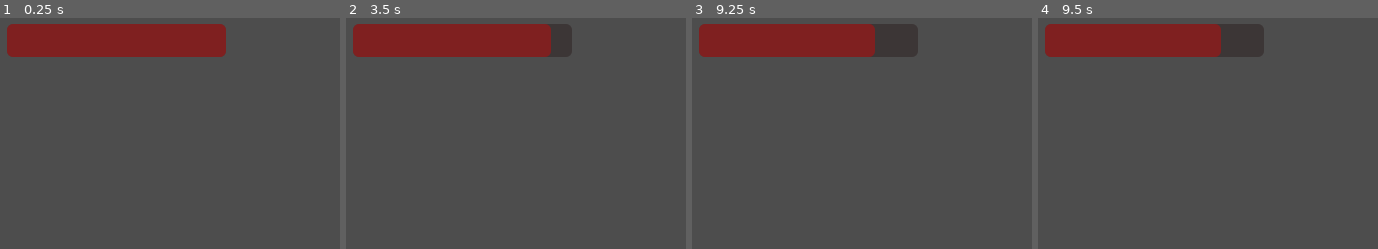
Above: before the commit, frames 1-4 (left to right).
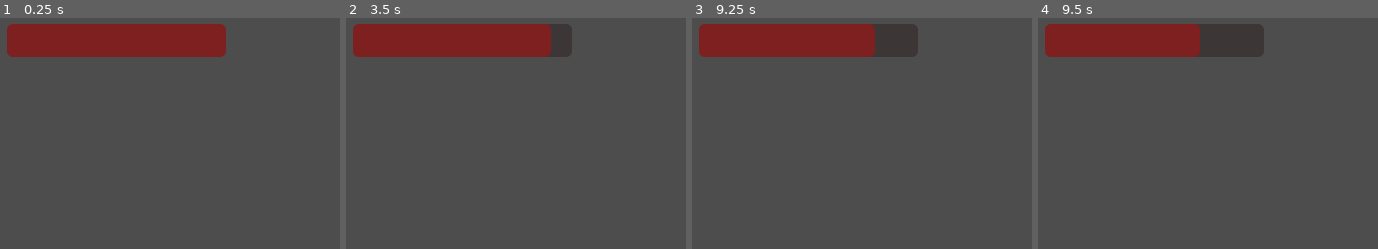
Above: after the commit, the same moments.

Repository: edurs2602/epogames2023
Game: Godot game, scene res://scenes/enviroment/main.tscn
Two runs of this game, one before a commit and one after it. Both use one fixed random seed, a clock stepped at 60 frames per second and the inputs below. The engine's default icon, where the game draws it, is replaced by a stand-in: a white triangle on a blue panel in a dark square.
Inputs:
- Up to frame 1 (0.25 s): no input
- Up to frame 2 (3.5 s): tap Enter (ui_accept) at 0.5, 0.77, 1.52, 3.02 s; hold Right (ui_right) 0.53-2.03 s; tap Shift (shift) every 0.75 s from 0.6 to 2.85 s; hold Left (ui_left) 2.03-2.78 s; hold Right (ui_right) from 2.78 s (still down)
- Up to frame 3 (9.25 s): tap Shift (shift) every 0.75 s from 3.6 to 8.85 s; tap Enter (ui_accept) at 3.77, 4.52, 6.02, 6.77, 7.52, 9.02 s; release Right (ui_right) at 4.28 s; hold Left (ui_left) 4.28-5.03 s; hold Right (ui_right) 5.03-5.78 s; hold Left (ui_left) 5.78-7.28 s; hold Right (ui_right) from 7.28 s (still down)
- Up to frame 4 (9.5 s): keep holding Right (ui_right)
The pictures show only the part of the screen within x 2-52%, y 0-50%; the shares and areas given below are measured in that part.

Frames 1-3 are identical in both runs. In frame 4, 0.9% of the frame differs, in the area x 46-54%, y 2-17%.
Error before the commit: Parse Error: Expected indented block after "if" block. (res://src/Actors/scripts/fly_enemy.gd:14)

Commit message:
aprimorando o inimigo voador

Diff:
--- a/scenes/fly_enemy.tscn
+++ b/scenes/fly_enemy.tscn
@@ -15,11 +15,6 @@
 collision_layer = 2
 collision_mask = 13
 script = ExtResource("1_n3cx5")
-
-[node name="Sprite2D" type="Sprite2D" parent="."]
-position = Vector2(-0.5, -1.5)
-scale = Vector2(0.657407, 0.72043)
-texture = ExtResource("1_faspw")
 
 [node name="Enemy_colision" type="CollisionShape2D" parent="."]
 position = Vector2(-1, 0)
@@ -50,7 +45,18 @@
 scale = Vector2(18.2249, -17.2947)
 shape = SubResource("CircleShape2D_jhgx4")
 
+[node name="Marker2D" type="Marker2D" parent="."]
+
+[node name="Sprite2D" type="Sprite2D" parent="Marker2D"]
+position = Vector2(-0.5, -1.5)
+scale = Vector2(0.657407, 0.72043)
+texture = ExtResource("1_faspw")
+
+[node name="Timer" type="Timer" parent="."]
+wait_time = 0.5
+
 [connection signal="area_entered" from="Hurtbox" to="." method="_on_hurtbox_area_entered"]
 [connection signal="body_entered" from="hitbox" to="." method="_on_hitbox_body_entered"]
 [connection signal="body_entered" from="detection_area" to="." method="_on_detection_area_body_entered"]
 [connection signal="body_exited" from="detection_area" to="." method="_on_detection_area_body_exited"]
+[connection signal="timeout" from="Timer" to="." method="_on_timer_timeout"]
--- a/src/Actors/scripts/fly_enemy.gd
+++ b/src/Actors/scripts/fly_enemy.gd
@@ -1,4 +1,7 @@
 extends CharacterBody2D
+
+@onready var position2D=$Marker2D/Sprite2D
+@onready var timer=$Timer
 
 var player = null
 var player_chase = false
@@ -7,17 +10,30 @@
 const JUMP_VELOCITY = -400.0
 
 var HEALTH = 30
+var directionYIdle = 2
+var is_enemy_on_floor = null
+var timing_fly = null
 var gravity = ProjectSettings.get_setting("physics/2d/default_gravity")
 
 
 func _physics_process(delta):
-	if !is_on_floor():
+	if is_on_floor():
+		is_enemy_on_floor = true
+	else:
+		is_enemy_on_floor = false
 
+	if !is_enemy_on_floor and !player_chase:
+		#velocity.y += (directionYIdle * SPEED) * delta
+		pass
 
 	if(player_chase):
 		position += (player.position - position)/SPEED
 
 	move_and_slide()
+
+
+func _ready():
+	timer.start()
 
 func _process(delta):
 	pass
@@ -45,3 +61,7 @@
 func _on_detection_area_body_exited(body):
 	player = null
 	player_chase = false
+
+
+func _on_timer_timeout():
+	directionYIdle *= -1
